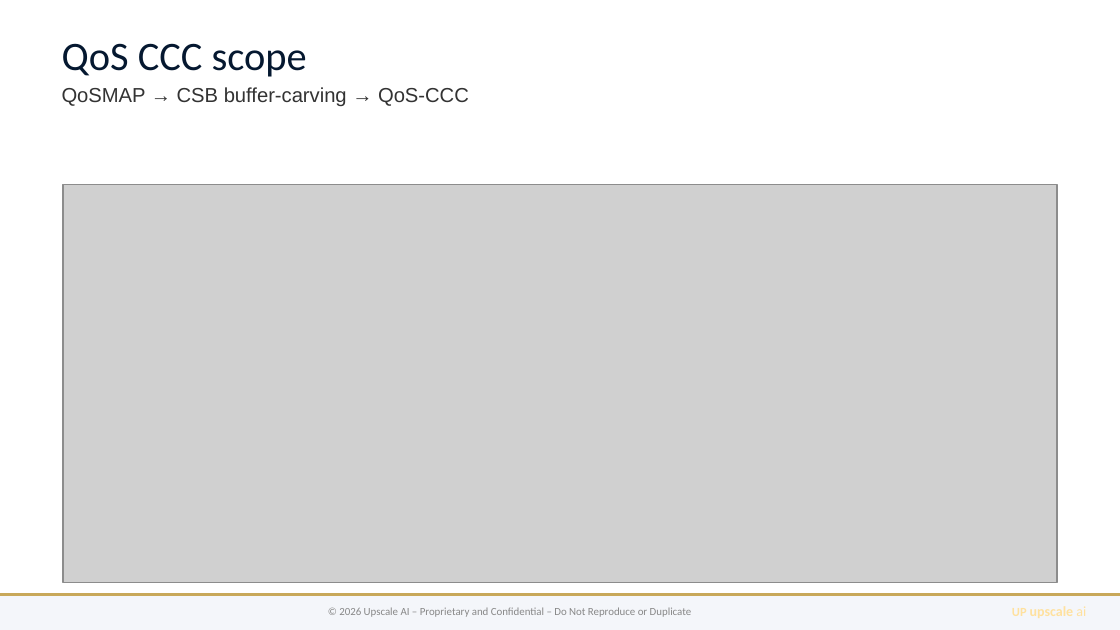
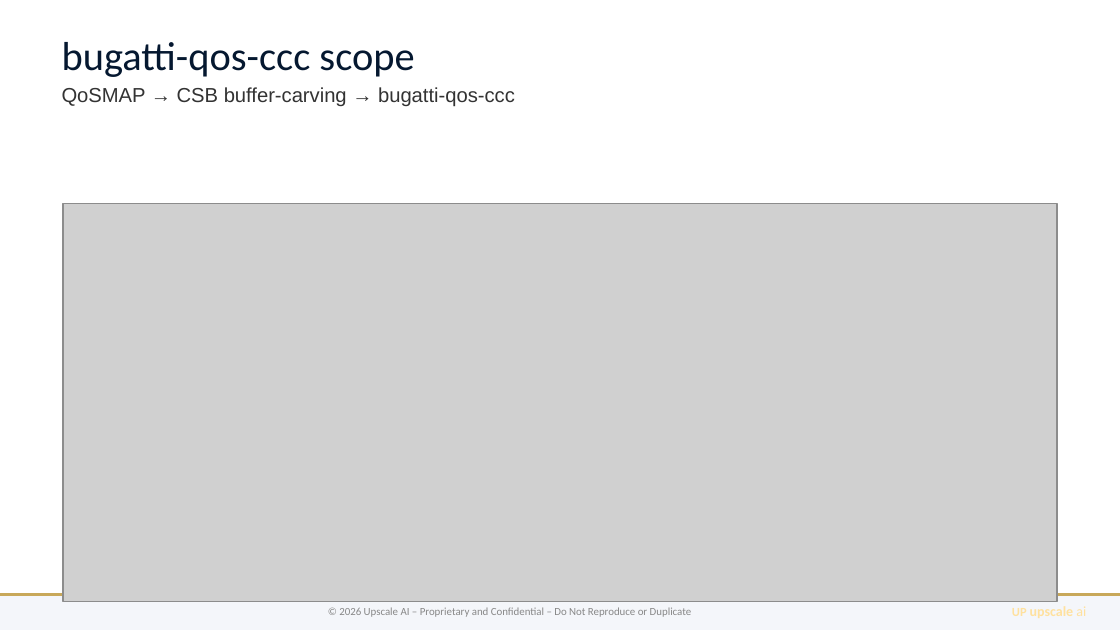
Before and after one commit to upscale-ai-network/agent-template, a slide deck: slide 2 of dt122/bugatti-qos-ccc.pptx (slide 3 before the commit). Drawn at 1120x630 pixels with LibreOffice and Linux fonts; fonts in the diff are those of the drawing; grey boxes stand for pictures. Boxes give left, top, right and bottom in pixels: in the first picture for what was removed or moved away, otherwise in the second. Text is boxed around its words. In the diff, an @@ line names an element or a change of style, - is before the commit and + after.

```diff
--- a/dt122/bugatti-qos-ccc.pptx
+++ b/dt122/bugatti-qos-ccc.pptx
@@ text at <box>62,42,515,107</box>: text changed @@
-QoS CCC scope
-QoSMAP → CSB buffer-carving → QoS-CCC
+bugatti-qos-ccc scope
+QoSMAP → CSB buffer-carving → bugatti-qos-ccc
@@ picture: place and size @@
-picture at <box>63,185,1057,582</box>
+picture at <box>63,204,1057,601</box>
```
Also in this commit, not shown: 5 other slides changed, 1 slide removed, 5 other files.
